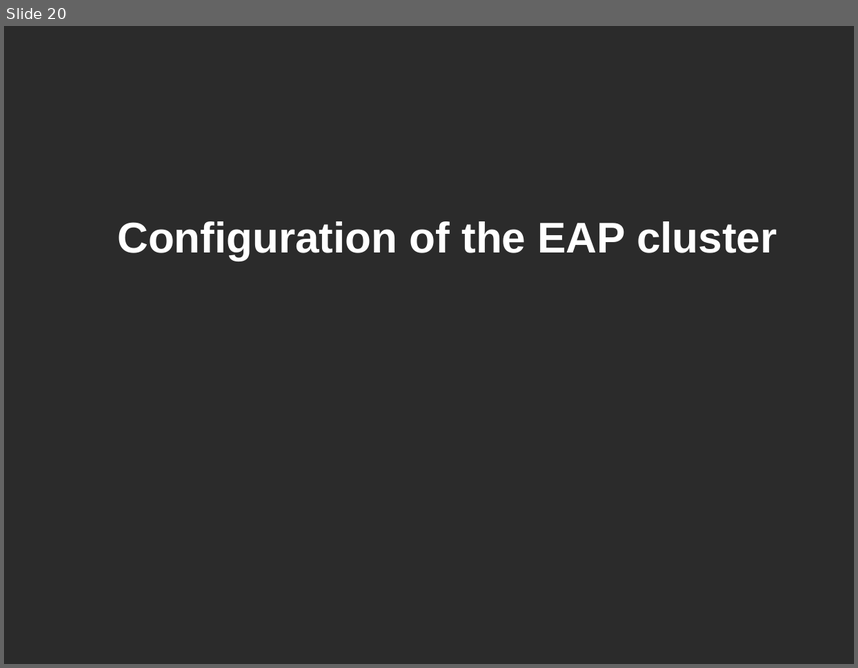
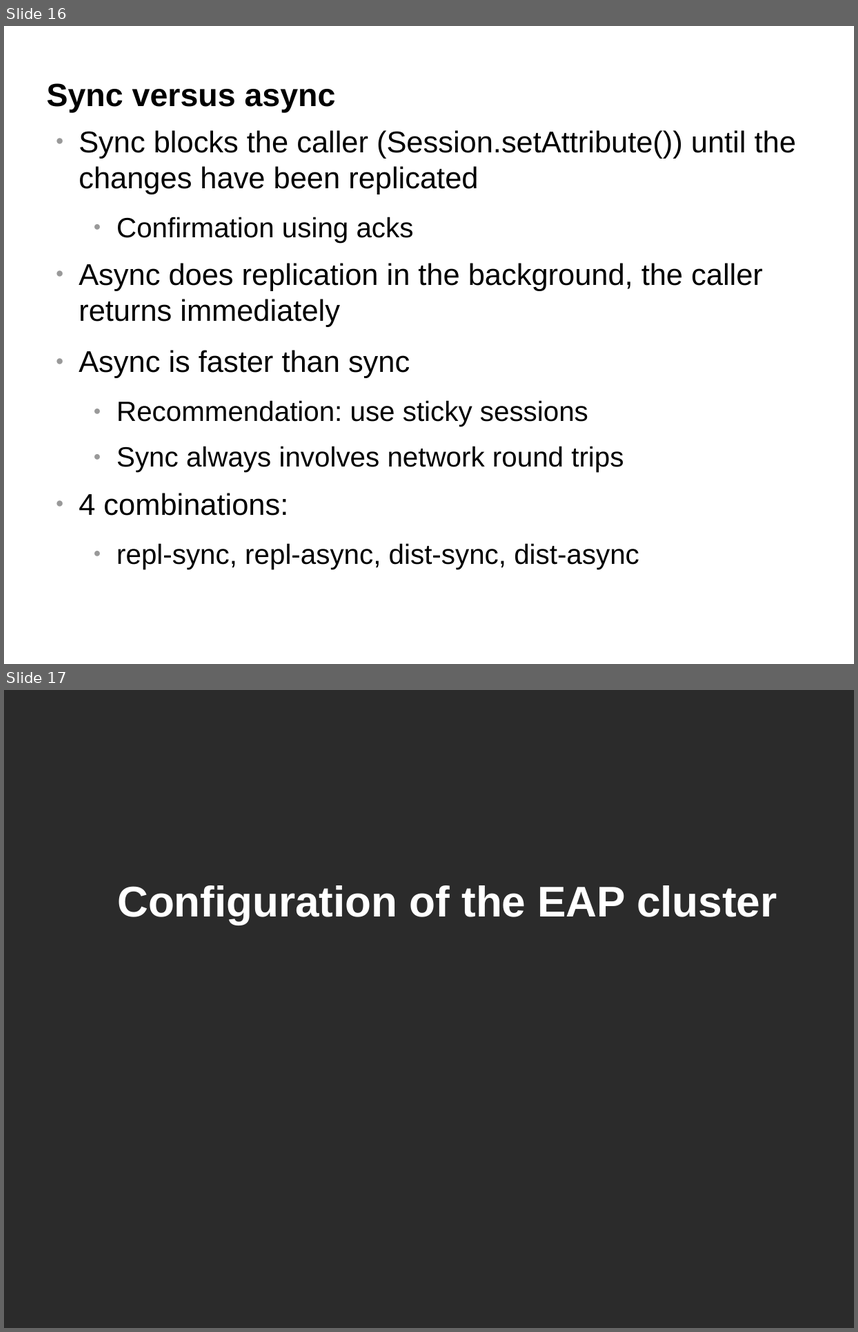
Before and after one commit to belaban/SessionPerf, a slide deck: docs/jbw2012.odp. Shown one above the other, each under a label of ours: slide 20 before the commit, slides 16 and 17 after it. The pictures are 858x668 and 858x1332 pixels, drawn with LibreOffice and Linux fonts; fonts in the diff are those of the drawing; background and template pictures are left out; a plain dark background stands for a picture behind light text. Boxes give left, top, right and bottom in pixels: in the first picture for what was removed or moved away, otherwise in the second. Text is boxed around its words. In the diff, an @@ line names an element or a change of style, - is before the commit and + after.

```diff
--- a/docs/jbw2012.odp
+++ b/docs/jbw2012.odp
@@ slide 16 added at (4,26,854,664), background #FFFFFF @@
@@ title added at (47,83,336,112), 30 pt, text #000000, bold @@
+Sync versus async
@@ text added at (79,130,796,569), 28 pt, text #000000 @@
+● Sync blocks the caller (Session.setAttribute()) until the changes have been replicated
+  ● Confirmation using acks
+● Async does replication in the background, the caller returns immediately
+● Async is faster than sync
+  ● Recommendation: use sticky sessions
+  ● Sync always involves network round trips
+● 4 combinations:
+  ● repl-sync, repl-async, dist-sync, dist-async
@@ what was slide 20 is now slide 17 @@
```
Also in this commit, not shown: 6 slides changed, 8 other slides added, 4 slides removed.
